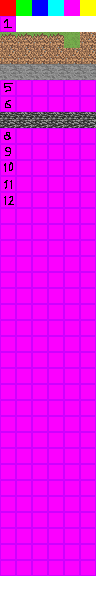
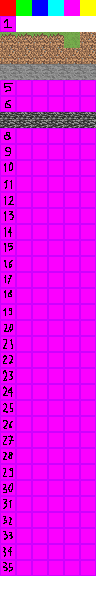
Two versions of the same layered image (96 x 600). Layer-by-layer changes:
painted on "Sfondo" over [left=3, top=211, right=14, bottom=572]
